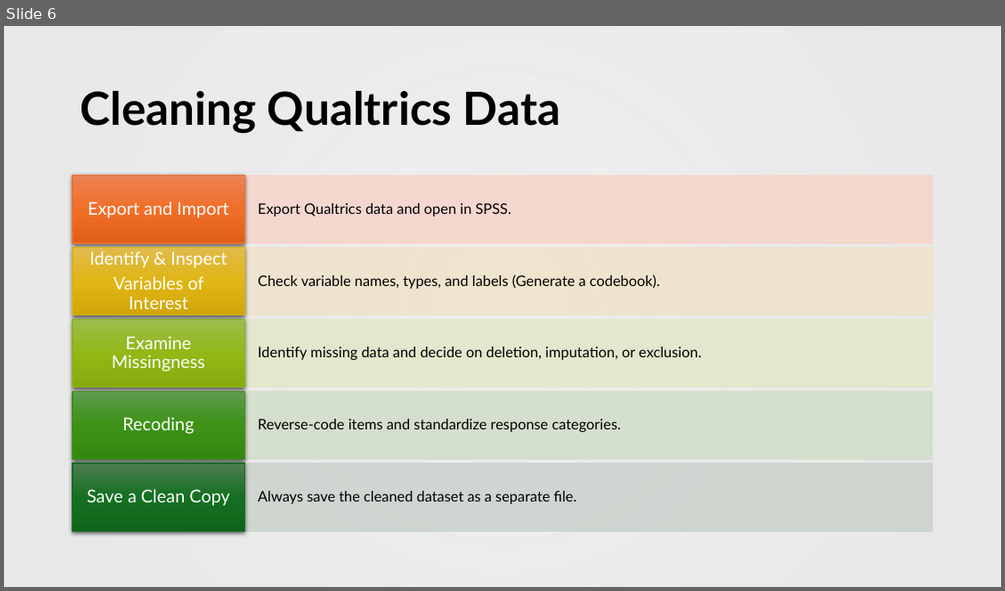
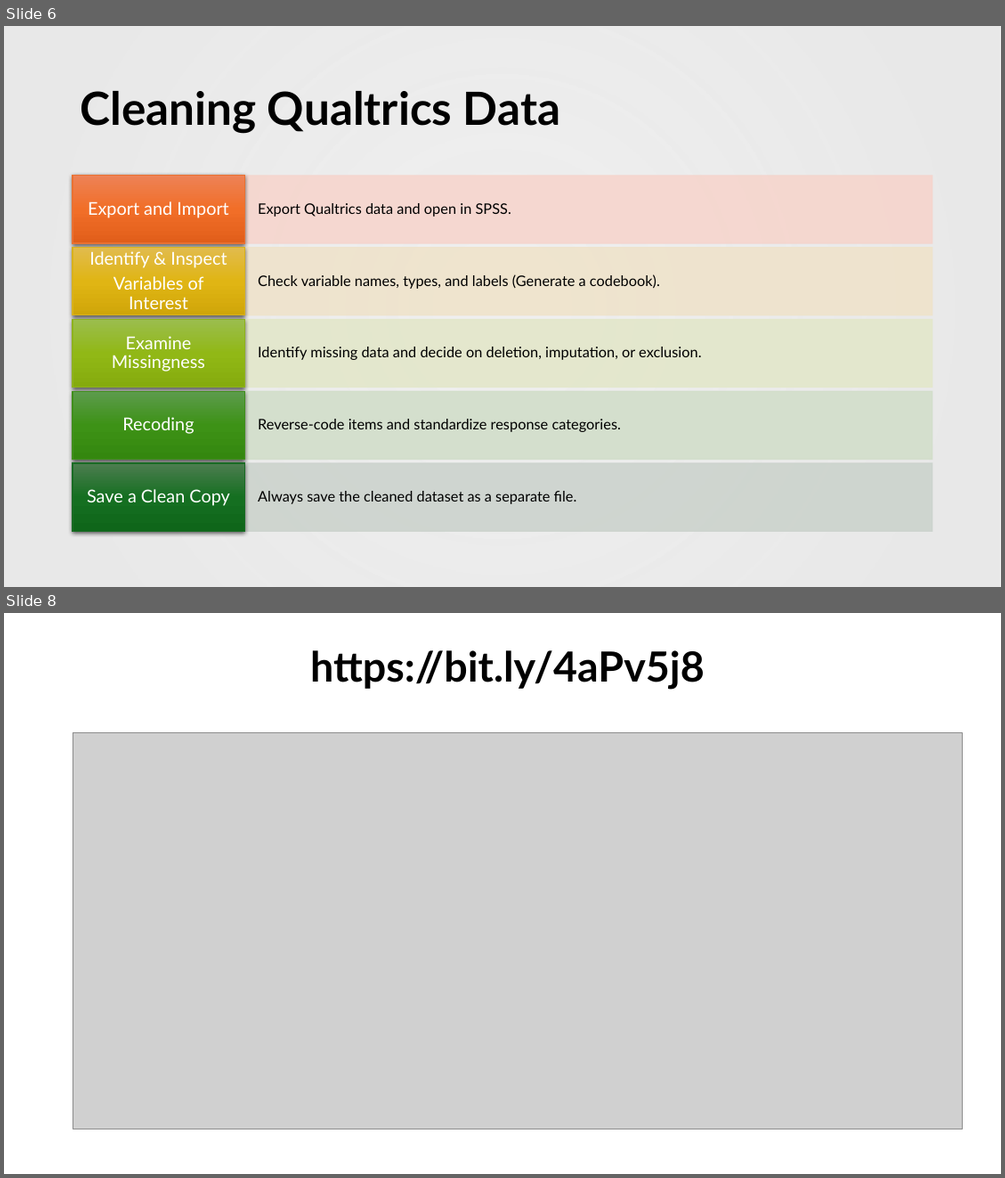
Before and after one commit to EwokOzwok/Data-Cleaning-Seminar-CBHPAR-, a slide deck: Data Cleaning Seminar.pptx. Shown one above the other, each under a label of ours: slide 6 before the commit, slides 6 and 8 after it; the slides between them are not shown. The pictures are 1005x591 and 1005x1178 pixels, drawn with LibreOffice and Linux fonts; fonts in the diff are those of the drawing; grey boxes stand for pictures; background and template pictures are left out. Boxes give left, top, right and bottom in pixels: in the first picture for what was removed or moved away, otherwise in the second. Text is boxed around its words. In the diff, an @@ line names an element or a change of style, - is before the commit and + after.

```diff
--- a/Data Cleaning Seminar.pptx
+++ b/Data Cleaning Seminar.pptx
@@ slide 8 added at [4,613,1001,1174], background #FFFFFF @@
@@ title added at [310,650,704,690], 40 pt, text #000000, bold @@
+https://bit.ly/4aPv5j8
@@ picture added at [73,732,963,1129] @@
```
Also in this commit, not shown: 1 slide changed, 1 slide removed.
